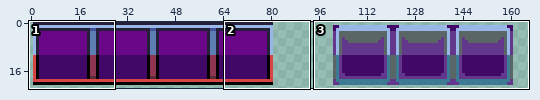
One commit to this sprite sheet: assets/minecraft/textures/custom/font/hotbar/hotbar7.png. Above, an overview of the earlier version with the close-up marked.
Close-up. The starting point:
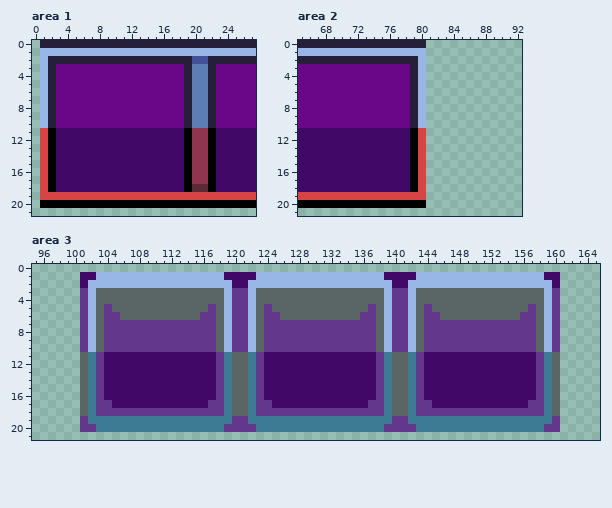
The file is 182x22 pixels. Shown: area 1: x 0..27, y 0..21; area 2: x 65..92, y 0..21; area 3: x 95..165, y 0..21. The wide view leaves out empty margins.
Now the later version:
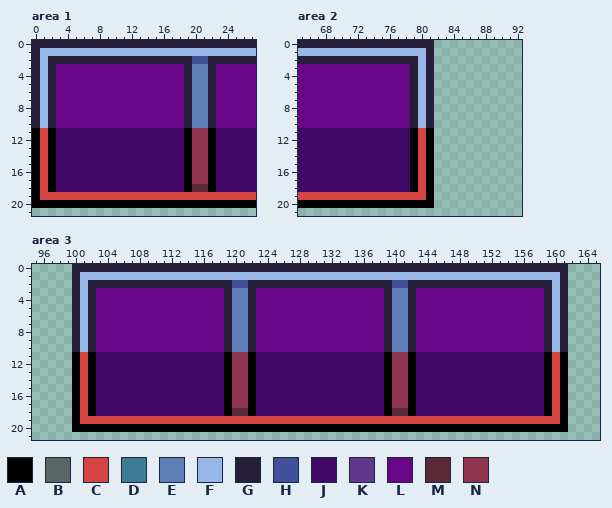
Palette (. is transparent): A #000000  B #5a6565  C #d74444  D #3d7a93  E #5c7eb4  F #98b6e6  G #251f3a  H #43509a  J #410868  K #62378c  L #690788  M #5b2a39  N #903550
Changes in this commit:
--- area 1
@@ x 0..2 @@
- 0 .GG
- 1 .FF
- 2 .FG
- 3 .FG
- 4 .FG
- 5 .FG
- 6 .FG
- 7 .FG
- 8 .FG
- 9 .FG
-10 .FG
-11 .CA
-12 .CA
-13 .CA
-14 .CA
-15 .CA
-16 .CA
-17 .CA
-18 .CA
-19 .CC
-20 .AA
+ 0 GGG
+ 1 GFF
+ 2 GFG
+ 3 GFG
+ 4 GFG
+ 5 GFG
+ 6 GFG
+ 7 GFG
+ 8 GFG
+ 9 GFG
+10 GFG
+11 ACA
+12 ACA
+13 ACA
+14 ACA
+15 ACA
+16 ACA
+17 ACA
+18 ACA
+19 ACC
+20 AAA
 21 ...
--- area 2
@@ x 79..83 @@
- 0 GG...
- 1 FF...
- 2 GF...
- 3 GF...
- 4 GF...
- 5 GF...
- 6 GF...
- 7 GF...
- 8 GF...
- 9 GF...
-10 GF...
-11 AC...
-12 AC...
-13 AC...
-14 AC...
-15 AC...
-16 AC...
-17 AC...
-18 AC...
-19 CC...
-20 AA...
+ 0 GGG..
+ 1 FFG..
+ 2 GFG..
+ 3 GFG..
+ 4 GFG..
+ 5 GFG..
+ 6 GFG..
+ 7 GFG..
+ 8 GFG..
+ 9 GFG..
+10 GFG..
+11 ACA..
+12 ACA..
+13 ACA..
+14 ACA..
+15 ACA..
+16 ACA..
+17 ACA..
+18 ACA..
+19 CCA..
+20 AAA..
 21 .....
--- area 3
@@ x 95..165 @@
- 0 .......................................................................
- 1 ......JJFFFFFFFFFFFFFFFFJJJJFFFFFFFFFFFFFFFFJJJJFFFFFFFFFFFFFFFFJJ.....
- 2 ......JFFFFFFFFFFFFFFFFFFJJFFFFFFFFFFFFFFFFFFJJFFFFFFFFFFFFFFFFFFJ.....
- 3 ......KFBBBBBBBBBBBBBBBBFKKFBBBBBBBBBBBBBBBBFKKFBBBBBBBBBBBBBBBBFK.....
- 4 ......KFBBBBBBBBBBBBBBBBFKKFBBBBBBBBBBBBBBBBFKKFBBBBBBBBBBBBBBBBFK.....
- 5 ......KFBKBBBBBBBBBBBBKBFKKFBKBBBBBBBBBBBBKBFKKFBKBBBBBBBBBBBBKBFK.....
- 6 ......KFBKKBBBBBBBBBBKKBFKKFBKKBBBBBBBBBBKKBFKKFBKKBBBBBBBBBBKKBFK.....
- 7 ......KFBKKKKKKKKKKKKKKBFKKFBKKKKKKKKKKKKKKBFKKFBKKKKKKKKKKKKKKBFK.....
- 8 ......KFBKKKKKKKKKKKKKKBFKKFBKKKKKKKKKKKKKKBFKKFBKKKKKKKKKKKKKKBFK.....
- 9 ......KFBKKKKKKKKKKKKKKBFKKFBKKKKKKKKKKKKKKBFKKFBKKKKKKKKKKKKKKBFK.....
-10 ......KFBKKKKKKKKKKKKKKBFKKFBKKKKKKKKKKKKKKBFKKFBKKKKKKKKKKKKKKBFK.....
-11 ......BDKJJJJJJJJJJJJJJKDBBDKJJJJJJJJJJJJJJKDBBDKJJJJJJJJJJJJJJKDB.....
-12 ......BDKJJJJJJJJJJJJJJKDBBDKJJJJJJJJJJJJJJKDBBDKJJJJJJJJJJJJJJKDB.....
-13 ......BDKJJJJJJJJJJJJJJKDBBDKJJJJJJJJJJJJJJKDBBDKJJJJJJJJJJJJJJKDB.....
-14 ......BDKJJJJJJJJJJJJJJKDBBDKJJJJJJJJJJJJJJKDBBDKJJJJJJJJJJJJJJKDB.....
-15 ......BDKJJJJJJJJJJJJJJKDBBDKJJJJJJJJJJJJJJKDBBDKJJJJJJJJJJJJJJKDB.....
-16 ......BDKJJJJJJJJJJJJJJKDBBDKJJJJJJJJJJJJJJKDBBDKJJJJJJJJJJJJJJKDB.....
-17 ......BDKKJJJJJJJJJJJJKKDBBDKKJJJJJJJJJJJJKKDBBDKKJJJJJJJJJJJJKKDB.....
-18 ......BDKKKKKKKKKKKKKKKKDBBDKKKKKKKKKKKKKKKKDBBDKKKKKKKKKKKKKKKKDB.....
-19 ......KDDDDDDDDDDDDDDDDDDKKDDDDDDDDDDDDDDDDDDKKDDDDDDDDDDDDDDDDDDK.....
-20 ......KKDDDDDDDDDDDDDDDDKKKKDDDDDDDDDDDDDDDDKKKKDDDDDDDDDDDDDDDDKK.....
+ 0 .....GGGGGGGGGGGGGGGGGGGGGGGGGGGGGGGGGGGGGGGGGGGGGGGGGGGGGGGGGGGGGG....
+ 1 .....GFFFFFFFFFFFFFFFFFFFFFFFFFFFFFFFFFFFFFFFFFFFFFFFFFFFFFFFFFFFFG....
+ 2 .....GFGGGGGGGGGGGGGGGGGGHHGGGGGGGGGGGGGGGGGGHHGGGGGGGGGGGGGGGGGGFG....
+ 3 .....GFGLLLLLLLLLLLLLLLLGEEGLLLLLLLLLLLLLLLLGEEGLLLLLLLLLLLLLLLLGFG....
+ 4 .....GFGLLLLLLLLLLLLLLLLGEEGLLLLLLLLLLLLLLLLGEEGLLLLLLLLLLLLLLLLGFG....
+ 5 .....GFGLLLLLLLLLLLLLLLLGEEGLLLLLLLLLLLLLLLLGEEGLLLLLLLLLLLLLLLLGFG....
+ 6 .....GFGLLLLLLLLLLLLLLLLGEEGLLLLLLLLLLLLLLLLGEEGLLLLLLLLLLLLLLLLGFG....
+ 7 .....GFGLLLLLLLLLLLLLLLLGEEGLLLLLLLLLLLLLLLLGEEGLLLLLLLLLLLLLLLLGFG....
+ 8 .....GFGLLLLLLLLLLLLLLLLGEEGLLLLLLLLLLLLLLLLGEEGLLLLLLLLLLLLLLLLGFG....
+ 9 .....GFGLLLLLLLLLLLLLLLLGEEGLLLLLLLLLLLLLLLLGEEGLLLLLLLLLLLLLLLLGFG....
+10 .....GFGLLLLLLLLLLLLLLLLGEEGLLLLLLLLLLLLLLLLGEEGLLLLLLLLLLLLLLLLGFG....
+11 .....ACAJJJJJJJJJJJJJJJJANNAJJJJJJJJJJJJJJJJANNAJJJJJJJJJJJJJJJJACA....
+12 .....ACAJJJJJJJJJJJJJJJJANNAJJJJJJJJJJJJJJJJANNAJJJJJJJJJJJJJJJJACA....
+13 .....ACAJJJJJJJJJJJJJJJJANNAJJJJJJJJJJJJJJJJANNAJJJJJJJJJJJJJJJJACA....
+14 .....ACAJJJJJJJJJJJJJJJJANNAJJJJJJJJJJJJJJJJANNAJJJJJJJJJJJJJJJJACA....
+15 .....ACAJJJJJJJJJJJJJJJJANNAJJJJJJJJJJJJJJJJANNAJJJJJJJJJJJJJJJJACA....
+16 .....ACAJJJJJJJJJJJJJJJJANNAJJJJJJJJJJJJJJJJANNAJJJJJJJJJJJJJJJJACA....
+17 .....ACAJJJJJJJJJJJJJJJJANNAJJJJJJJJJJJJJJJJANNAJJJJJJJJJJJJJJJJACA....
+18 .....ACAJJJJJJJJJJJJJJJJAMMAJJJJJJJJJJJJJJJJAMMAJJJJJJJJJJJJJJJJACA....
+19 .....ACCCCCCCCCCCCCCCCCCCCCCCCCCCCCCCCCCCCCCCCCCCCCCCCCCCCCCCCCCCCA....
+20 .....AAAAAAAAAAAAAAAAAAAAAAAAAAAAAAAAAAAAAAAAAAAAAAAAAAAAAAAAAAAAAA....
 21 .......................................................................
